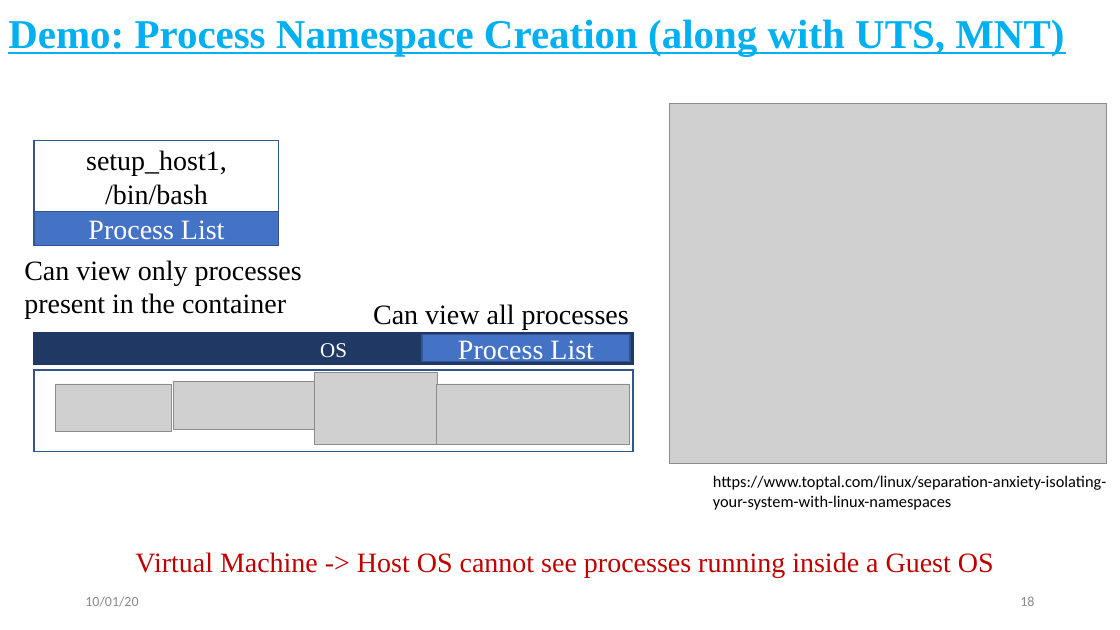
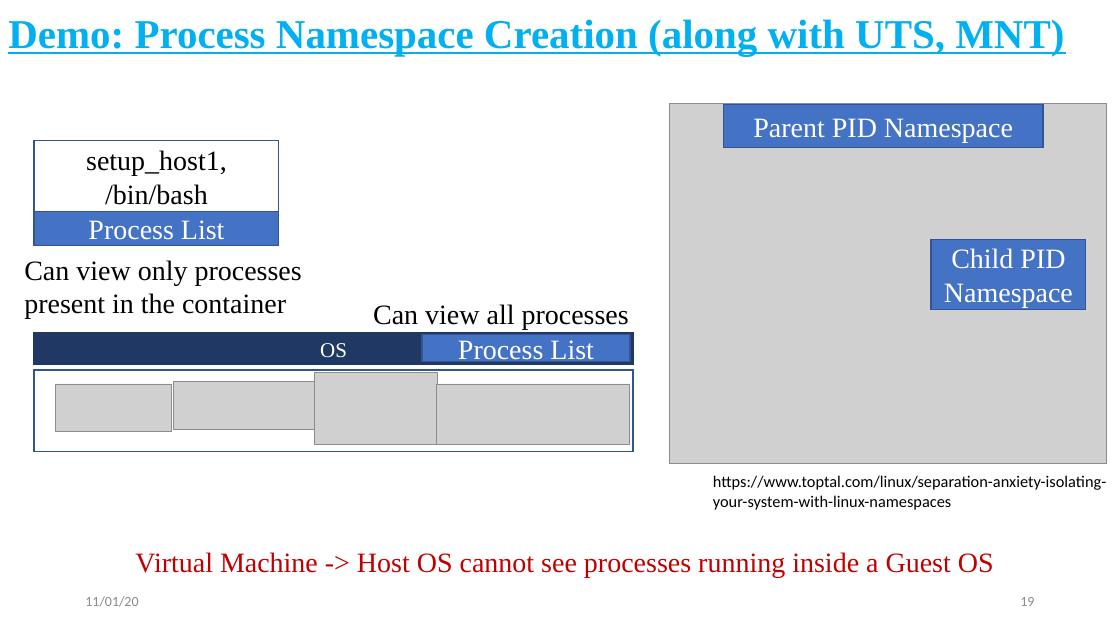
Before and after one commit to cendhu/container-namespaces, a slide deck: slide 19 of slides/containers-namespace-cgroups.pptx (slide 18 before the commit). Drawn at 1120x630 pixels with LibreOffice and Linux fonts; fonts in the diff are those of the drawing; grey boxes stand for pictures. Boxes give left, top, right and bottom in pixels: in the first picture for what was removed or moved away, otherwise in the second. Text is boxed around its words. In the diff, an @@ line names an element or a change of style, - is before the commit and + after.

```diff
--- a/slides/containers-namespace-cgroups.pptx
+++ b/slides/containers-namespace-cgroups.pptx
@@ rectangle added at (723,105,1043,148), fill #4472C4, outline #325491 1 pt, 24 pt, text #FFFFFF @@
+Parent PID Namespace
@@ rectangle added at (931,239,1086,310), fill #4472C4, outline #325491 1 pt, 24 pt, text #FFFFFF @@
+Child PID Namespace
@@ text at (85,596,138,607): text changed @@
-10/01/20
+11/01/20
@@ page number at (1020,597,1034,606): text changed @@
-18
+19
```
Also in this commit, not shown: 24 other slides changed, 1 slide added.
